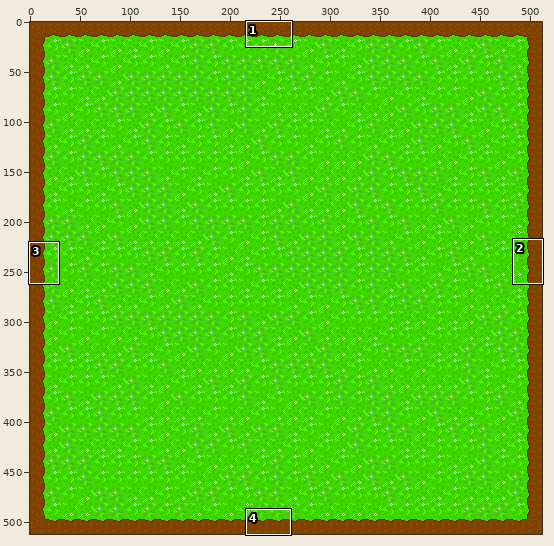
One commit to this sprite sheet: assets/map.png. The first picture is a wide view before the edit; the outline marks the close-up.
Close-up. Before the edit:
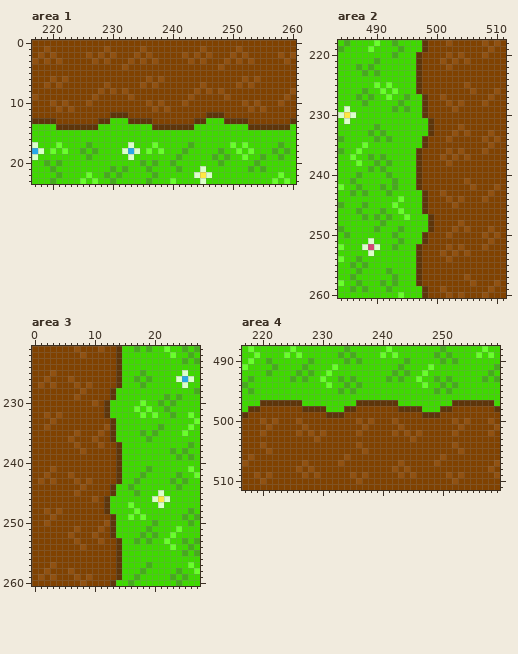
The file is 512x512 pixels. Shown: area 1: x 217..260, y 0..23; area 2: x 484..511, y 218..260; area 3: x 0..27, y 221..260; area 4: x 217..259, y 488..511.
After:
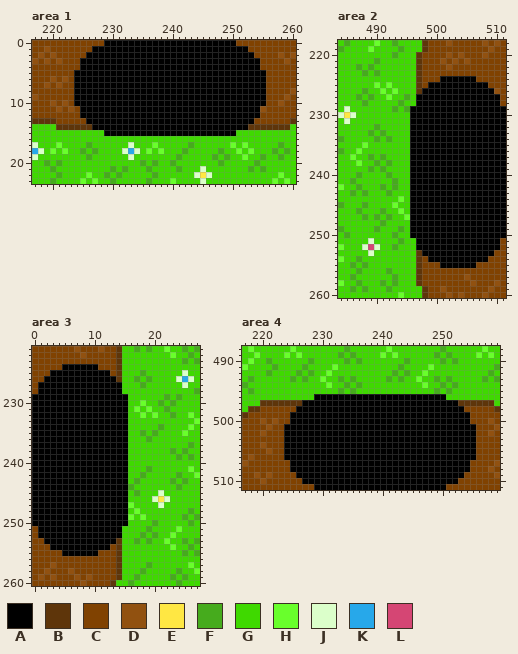
Palette (. is transparent): A #000000  B #5e350a  C #804201  D #915110  E #ffe743  F #46ab1d  G #3fd900  H #69ff2c  J #dbffca  K #27a8ea  L #d54674
What changed:
Changed rows in their new state; - is an unchanged pixel.
Area 1:
first column x 224:
 0 -----AAAAAAAAAAAAAAAAAAAAAA-----
 1 ---AAAAAAAAAAAAAAAAAAAAAAAAAA---
 2 --AAAAAAAAAAAAAAAAAAAAAAAAAAAA--
 3 -AAAAAAAAAAAAAAAAAAAAAAAAAAAAAA-
 4 -AAAAAAAAAAAAAAAAAAAAAAAAAAAAAA-
 5 AAAAAAAAAAAAAAAAAAAAAAAAAAAAAAAA
 6 AAAAAAAAAAAAAAAAAAAAAAAAAAAAAAAA
 7 AAAAAAAAAAAAAAAAAAAAAAAAAAAAAAAA
 8 AAAAAAAAAAAAAAAAAAAAAAAAAAAAAAAA
 9 AAAAAAAAAAAAAAAAAAAAAAAAAAAAAAAA
10 AAAAAAAAAAAAAAAAAAAAAAAAAAAAAAAA
11 -AAAAAAAAAAAAAAAAAAAAAAAAAAAAAA-
12 -AAAAAAAAAAAAAAAAAAAAAAAAAAAAAA-
13 --AAAAAAAAAAAAAAAAAAAAAAAAAAAA--
14 ---AAAAAAAAAAAAAAAAAAAAAAAAAA---
15 -----AAAAAAAAAAAAAAAAAAAAAA-----
Area 2:
first column x 496:
224 -----AAAAAA-----
225 ---AAAAAAAAAA---
226 --AAAAAAAAAAAA--
227 -AAAAAAAAAAAAAA-
228 -AAAAAAAAAAAAAA-
229 AAAAAAAAAAAAAAAA
230 AAAAAAAAAAAAAAAA
231 AAAAAAAAAAAAAAAA
232 AAAAAAAAAAAAAAAA
233 AAAAAAAAAAAAAAAA
234 AAAAAAAAAAAAAAAA
235 AAAAAAAAAAAAAAAA
236 AAAAAAAAAAAAAAAA
237 AAAAAAAAAAAAAAAA
238 AAAAAAAAAAAAAAAA
239 AAAAAAAAAAAAAAAA
240 AAAAAAAAAAAAAAAA
241 AAAAAAAAAAAAAAAA
242 AAAAAAAAAAAAAAAA
243 AAAAAAAAAAAAAAAA
244 AAAAAAAAAAAAAAAA
245 AAAAAAAAAAAAAAAA
246 AAAAAAAAAAAAAAAA
247 AAAAAAAAAAAAAAAA
248 AAAAAAAAAAAAAAAA
249 AAAAAAAAAAAAAAAA
250 AAAAAAAAAAAAAAAA
251 -AAAAAAAAAAAAAA-
252 -AAAAAAAAAAAAAA-
253 --AAAAAAAAAAAA--
254 ---AAAAAAAAAA---
255 -----AAAAAA-----
Area 3:
first column x 0:
224 -----AAAAAA-----
225 ---AAAAAAAAAA---
226 --AAAAAAAAAAAA--
227 -AAAAAAAAAAAAAA-
228 -AAAAAAAAAAAAAA-
229 AAAAAAAAAAAAAAAA
230 AAAAAAAAAAAAAAAA
231 AAAAAAAAAAAAAAAA
232 AAAAAAAAAAAAAAAA
233 AAAAAAAAAAAAAAAA
234 AAAAAAAAAAAAAAAA
235 AAAAAAAAAAAAAAAA
236 AAAAAAAAAAAAAAAA
237 AAAAAAAAAAAAAAAA
238 AAAAAAAAAAAAAAAA
239 AAAAAAAAAAAAAAAA
240 AAAAAAAAAAAAAAAA
241 AAAAAAAAAAAAAAAA
242 AAAAAAAAAAAAAAAA
243 AAAAAAAAAAAAAAAA
244 AAAAAAAAAAAAAAAA
245 AAAAAAAAAAAAAAAA
246 AAAAAAAAAAAAAAAA
247 AAAAAAAAAAAAAAAA
248 AAAAAAAAAAAAAAAA
249 AAAAAAAAAAAAAAAA
250 AAAAAAAAAAAAAAAA
251 -AAAAAAAAAAAAAA-
252 -AAAAAAAAAAAAAA-
253 --AAAAAAAAAAAA--
254 ---AAAAAAAAAA---
255 -----AAAAAA-----
Area 4:
first column x 224:
496 -----AAAAAAAAAAAAAAAAAAAAAA-----
497 ---AAAAAAAAAAAAAAAAAAAAAAAAAA---
498 --AAAAAAAAAAAAAAAAAAAAAAAAAAAA--
499 -AAAAAAAAAAAAAAAAAAAAAAAAAAAAAA-
500 -AAAAAAAAAAAAAAAAAAAAAAAAAAAAAA-
501 AAAAAAAAAAAAAAAAAAAAAAAAAAAAAAAA
502 AAAAAAAAAAAAAAAAAAAAAAAAAAAAAAAA
503 AAAAAAAAAAAAAAAAAAAAAAAAAAAAAAAA
504 AAAAAAAAAAAAAAAAAAAAAAAAAAAAAAAA
505 AAAAAAAAAAAAAAAAAAAAAAAAAAAAAAAA
506 AAAAAAAAAAAAAAAAAAAAAAAAAAAAAAAA
507 -AAAAAAAAAAAAAAAAAAAAAAAAAAAAAA-
508 -AAAAAAAAAAAAAAAAAAAAAAAAAAAAAA-
509 --AAAAAAAAAAAAAAAAAAAAAAAAAAAA--
510 ---AAAAAAAAAAAAAAAAAAAAAAAAAA---
511 -----AAAAAAAAAAAAAAAAAAAAAA-----
